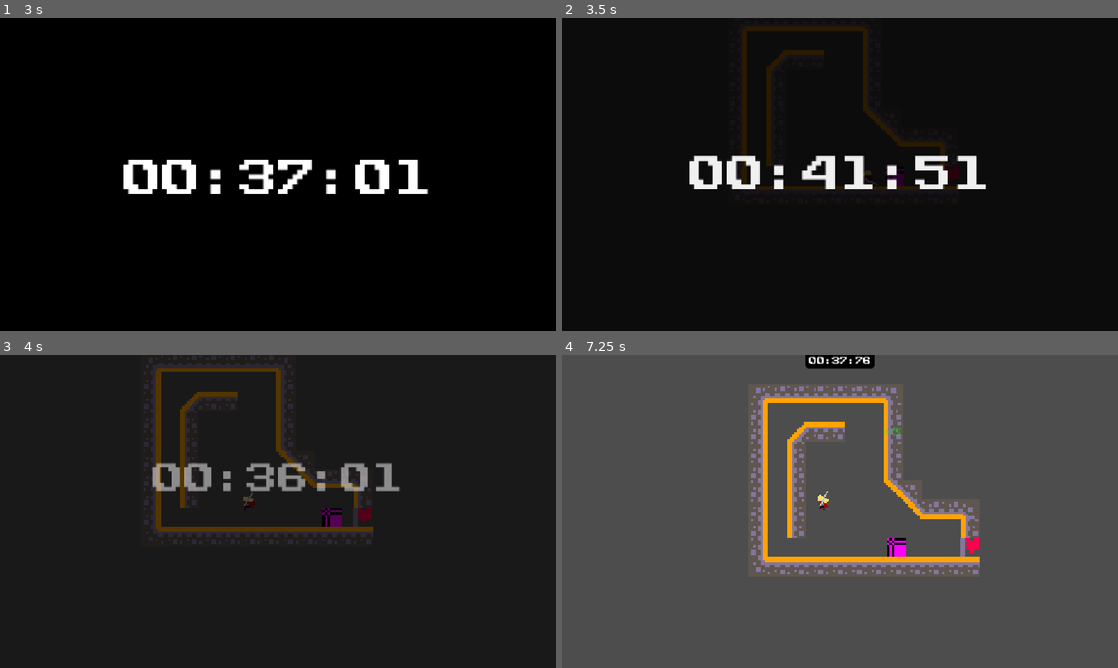
Above: before the commit, frames 1-4 (two rows, left to right).
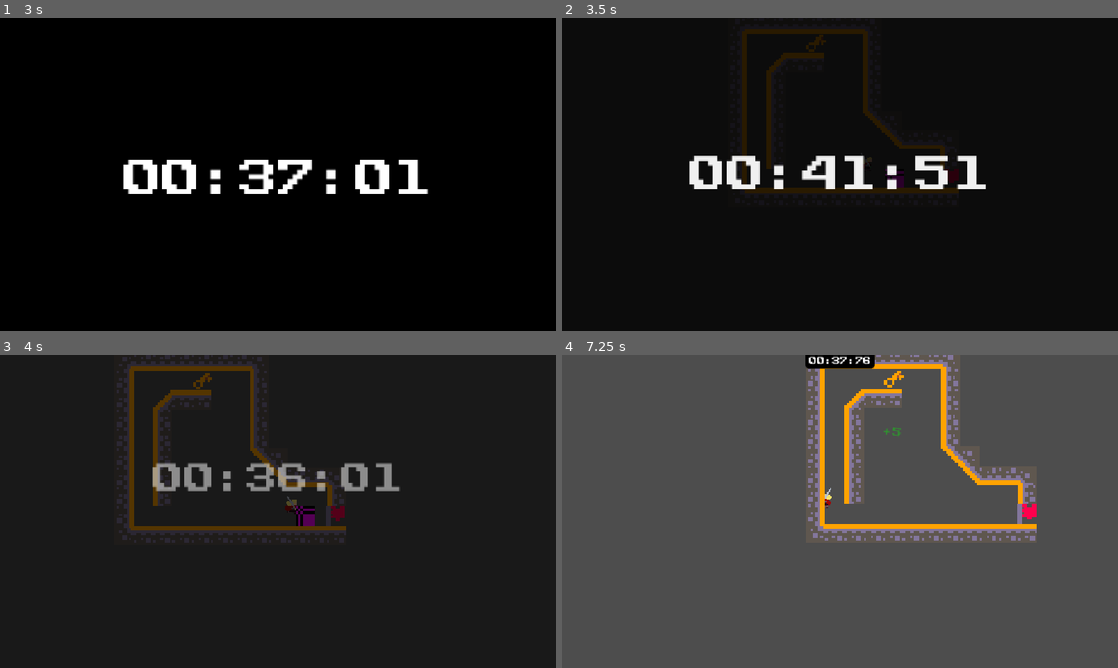
Above: after the commit, the same moments.

Repository: GameJam-NACRE/GMTK-2026
Game: Godot game, scene res://main.tscn
Two runs of this game, one before a commit and one after it. Both use one fixed random seed, a clock stepped at 60 frames per second and the inputs below.
Inputs:
- Up to frame 1 (3 s): tap Enter (attack) at 0.5, 1.35 s; hold D (move_right) 0.53-2.03 s; tap W (move_up) at 0.6, 0.77, 1.07, 1.52, 1.55, 1.82, 2.3 s; hold A (move_left) 2.03-2.78 s; hold Shift (run) 2.03-2.78 s; hold D (move_right) from 2.78 s (still down); tap P at 2.85 s
- Up to frame 2 (3.5 s): keep holding D (move_right); tap W (move_up) at 3.02, 3.05, 3.32 s
- Up to frame 3 (4 s): keep holding D (move_right); tap O at 3.6 s; tap W (move_up) at 3.77, 3.8 s
- Up to frame 4 (7.25 s): tap W (move_up) at 4.07, 4.35, 4.52, 4.82, 5.3, 6.02, 6.05, 6.32, 6.77, 6.8, 7.07 s; release D (move_right) at 4.28 s; hold A (move_left) 4.28-5.03 s; hold D (move_right) 5.03-5.78 s; tap Enter (attack) at 5.1 s; hold A (move_left) from 5.78 s (still down); tap Shift (run) at 5.85 s; tap P at 6.6 s

Frame 1 is identical in both runs. In frame 2, 1.5% of the frame differs, in the area x 32-72%, y 2-56%; in frame 3, 7.4%; in frame 4, 9.9%, in the area x 34-86%, y 0-70%.

Commit message:
:sparkles: toggle on double jump and toggle off wall jump once you collect 5 coins

Diff:
--- a/scenes/levels/phase0/level_0.tscn
+++ b/scenes/levels/phase0/level_0.tscn
@@ -5,6 +5,7 @@
 [ext_resource type="PackedScene" uid="uid://sovpl6crotce" path="res://scenes/levels/components/dial_area.tscn" id="2_qkbp5"]
 [ext_resource type="PackedScene" uid="uid://fxl603dmke47" path="res://scenes/items/time_collectible.tscn" id="4_l1gp7"]
 [ext_resource type="PackedScene" uid="uid://b0f8nooig72mi" path="res://scenes/enemies/patrol_enemy_0.tscn" id="5_15vnu"]
+[ext_resource type="PackedScene" uid="uid://dickspd1f8h3c" path="res://scenes/items/coin_collectible.tscn" id="6_vn08v"]
 
 [node name="Level0" unique_id=659112569 instance=ExtResource("2_owwfv")]
 script = ExtResource("1_t37um")
@@ -49,4 +50,24 @@
 move_speed = null
 max_health = null
 
+[node name="CoinCollectible" parent="." index="8" unique_id=1937098084 instance=ExtResource("6_vn08v")]
+position = Vector2(463, 258)
+metadata/_edit_group_ = true
+
+[node name="CoinCollectible2" parent="." index="9" unique_id=1056652101 instance=ExtResource("6_vn08v")]
+position = Vector2(463, 258)
+metadata/_edit_group_ = true
+
+[node name="CoinCollectible3" parent="." index="10" unique_id=1510812018 instance=ExtResource("6_vn08v")]
+position = Vector2(463, 258)
+metadata/_edit_group_ = true
+
+[node name="CoinCollectible4" parent="." index="11" unique_id=823143369 instance=ExtResource("6_vn08v")]
+position = Vector2(463, 258)
+metadata/_edit_group_ = true
+
+[node name="CoinCollectible5" parent="." index="12" unique_id=1862044262 instance=ExtResource("6_vn08v")]
+position = Vector2(463, 258)
+metadata/_edit_group_ = true
+
 [editable path="PatrolEnemy"]
--- a/src/player/player.gd
+++ b/src/player/player.gd
@@ -23,6 +23,7 @@
 var hit_box_was_active = false
 var justWallJumped = false
 var has_double_jumped = false
+var has_5_coins = false
 
 var is_knocked_back: bool = false
 
@@ -45,6 +46,7 @@
 
 func _on_add_coin() -> void:
 	coins += 1
+	has_5_coins = (coins >= 5)
 
 func _on_use_key() -> void:
 	key = false
@@ -80,13 +82,13 @@
 		if is_on_floor():
 			has_double_jumped = false
 			velocity.y = jump_velocity
-		elif is_on_wall():
+		elif is_on_wall() and not has_5_coins:
 				velocity.y = jump_velocity * 0.8
 				velocity.x = get_wall_normal().x * wall_jump_power
 				animated_sprite_2d.flip_h = get_wall_normal().x < 0
 				justWallJumped = true
 				timerNode.start(wall_jump_time)
-		elif not has_double_jumped:
+		elif not has_double_jumped and has_5_coins:
 			velocity.y = -double_jump_power
 			has_double_jumped = true
 
